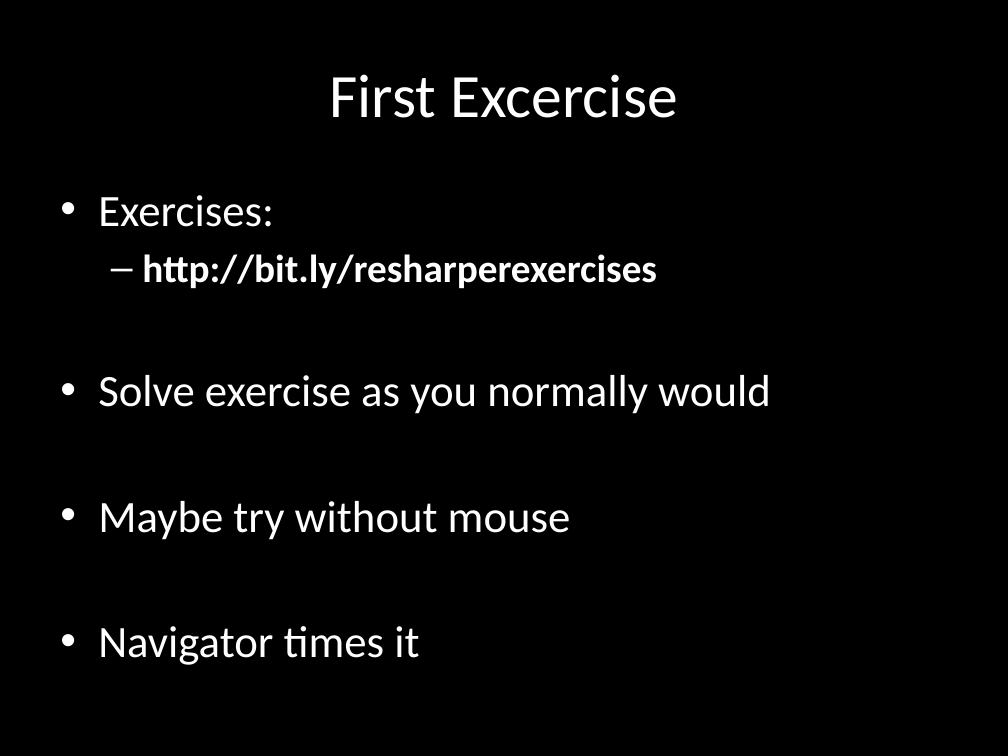
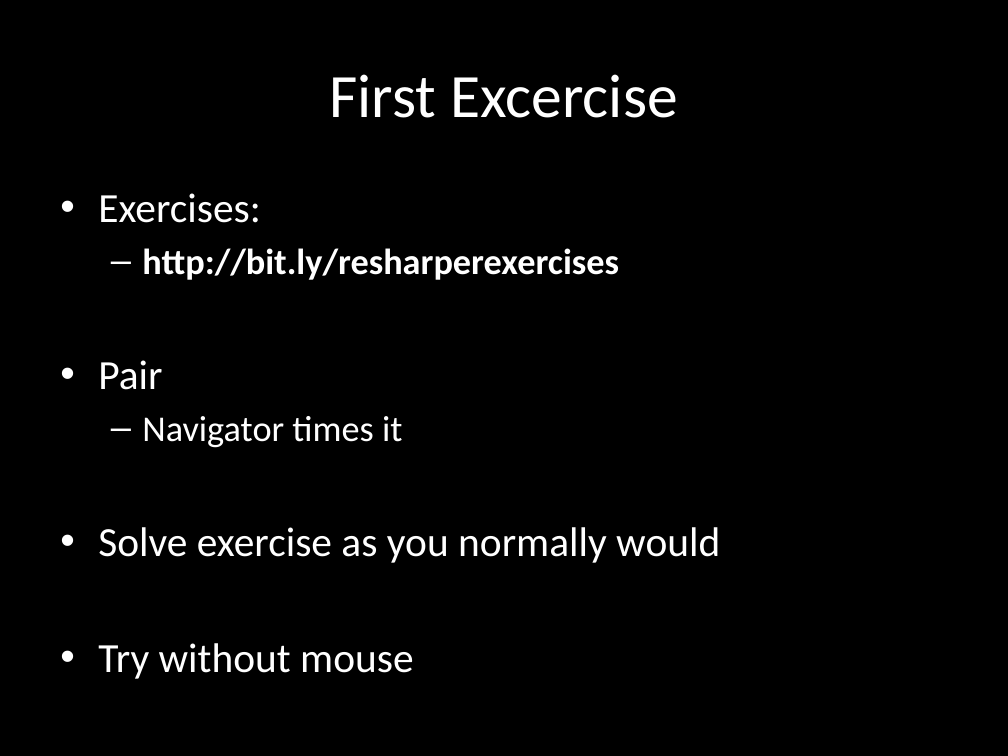
Before and after one commit to rasmuskl/ReSharperCourse, a slide deck: slide 9 of Presentations/1 - Introduction - ReSharper Course.pptx. Drawn at 1008x756 pixels with LibreOffice and Linux fonts; fonts in the diff are those of the drawing. Boxes give left, top, right and bottom in pixels: in the first picture for what was removed or moved away, otherwise in the second. Text is boxed around its words. In the diff, an @@ line names an element or a change of style, - is before the commit and + after.

```diff
--- a/Presentations/1 - Introduction - ReSharper Course.pptx
+++ b/Presentations/1 - Introduction - ReSharper Course.pptx
@@ text at (98,193,720,563): size 32 to 29.6 pt in "Exercises:", "Solve exercise as you normally would"; size 28 to 25.9 pt in "http://bit.ly/resharperexercises" @@
@@ text at (98,360,402,448): paragraphs added @@
+• Pair
+  – Navigator times it
@@ text at (98,643,414,679): text changed; size 32 to 29.6 pt @@
-• Maybe try without mouse
-• Navigator times it
+• Try without mouse
```
Also in this commit, not shown: 5 other slides changed, 4 other files.
